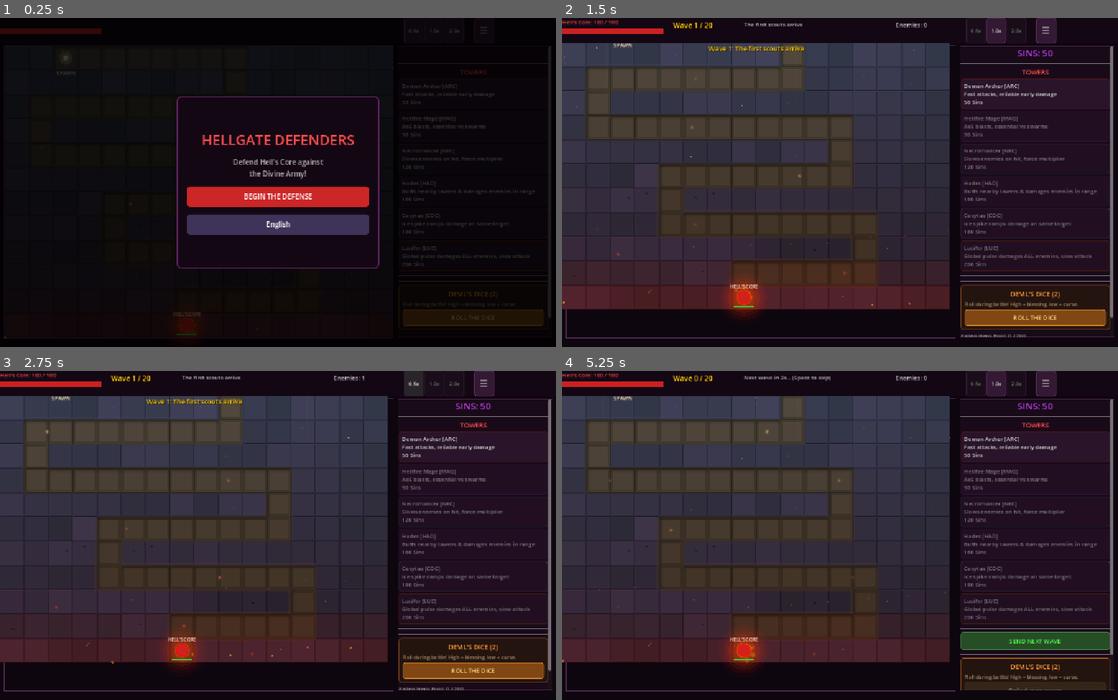
Above: before the commit, frames 1-4 (two rows, left to right).
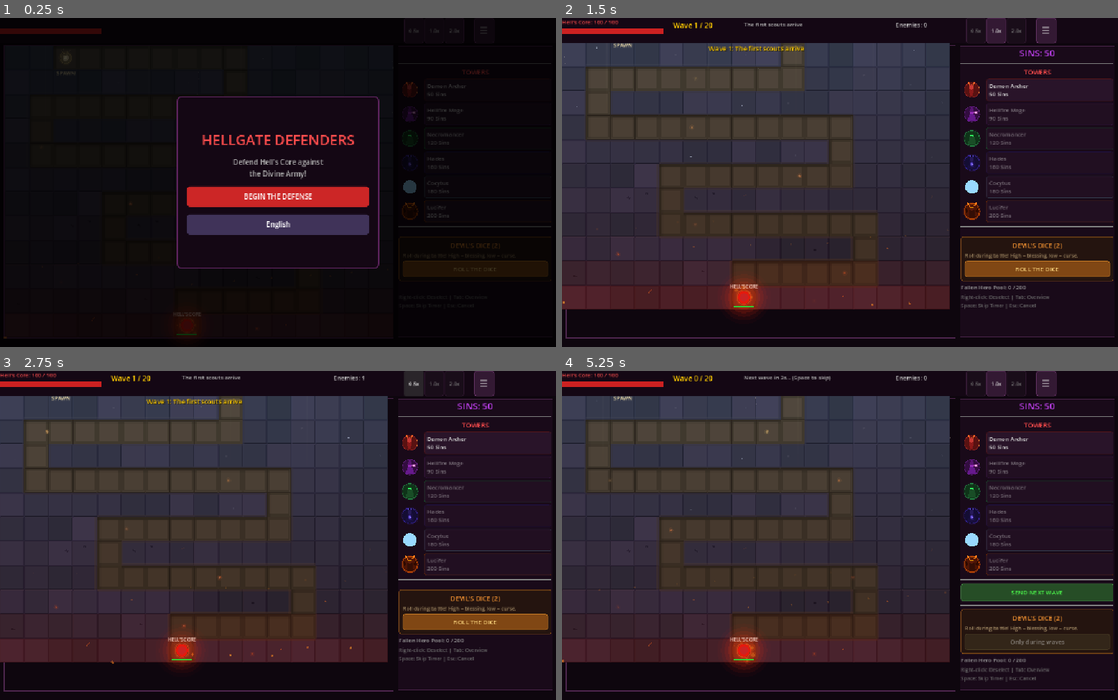
Above: after the commit, the same moments.

Repository: jiajie96/demongate
Game: Godot game, scene res://scenes/main.tscn
The game is run twice, just before and just after one commit, with the same random seed, the same clock (stepped at 60 frames per second) and the same inputs.
Inputs:
- Up to frame 1 (0.25 s): no input
- Up to frame 2 (1.5 s): click "BEGIN THE DEFENSE" at 0.5 s; click "SEND NEXT WAVE" at 1.25 s
- Up to frame 3 (2.75 s): click "0.5x" at 2 s
- Up to frame 4 (5.25 s): click "1.0x" at 2.75 s; click "2.0x" at 3.5 s; click "☰" at 4.25 s; click "Restart" at 5 s

The runs differ from the first frame. In frame 1, 3.1% of the frame differs, in the area x 71-100%, y 8-94%; in frame 2, 6.8%; in frame 3, 6.8%; in frame 4, 7.8%, in the area x 71-100%, y 8-98%.

Commit message:
Add drawn tower icons and compact HUD button layout
Each tower button now has a hand-drawn mini sprite (tower_icon.gd)
showing the tower's character design. Buttons use a compact format
by default (name + cost only), expanding to full description when
Tab/overview is held.

Fixed support tower DPS display to use buff_cooldown cycle instead
of attack_speed, so Hades shows accurate damage-per-second.

Diff:
--- a/scripts/hud.gd
+++ b/scripts/hud.gd
@@ -233,9 +233,24 @@
 	# Tower buttons
 	for type in Config.TOWER_DATA:
 		var data: Dictionary = Config.TOWER_DATA[type]
+
+		var row := HBoxContainer.new()
+		row.custom_minimum_size = Vector2(280, 0)
+		row.add_theme_constant_override("separation", 6)
+		vbox.add_child(row)
+
+		# Avatar — drawn mini tower icon
+		var icon: Control = preload("res://scripts/tower_icon.gd").new()
+		icon.tower_type = type
+		icon.tower_color = data["color"]
+		icon.custom_minimum_size = Vector2(44, 44)
+		row.add_child(icon)
+
+		# Tower button (compact by default — no desc)
 		var btn := Button.new()
-		btn.text = _tower_button_text(data)
-		btn.custom_minimum_size = Vector2(280, 60)
+		btn.text = _tower_button_text(data, false)
+		btn.custom_minimum_size = Vector2(230, 44)
+		btn.size_flags_horizontal = Control.SIZE_EXPAND_FILL
 		btn.alignment = HORIZONTAL_ALIGNMENT_LEFT
 
 		var btn_style := StyleBoxFlat.new()
@@ -261,7 +276,7 @@
 
 		var tower_type: String = type
 		btn.pressed.connect(_on_tower_button_pressed.bind(tower_type))
-		vbox.add_child(btn)
+		row.add_child(btn)
 		tower_buttons[type] = btn
 
 	vbox.add_child(_make_separator())
@@ -607,13 +622,14 @@
 	# Sins
 	sins_label.text = Locale.tf("sins_display", {"amount": GM.sins})
 
-	# Tower button affordability + text
+	# Tower button affordability + text (show desc only when Tab/overview held)
+	var show_details := GM.show_overview
 	for type in Config.TOWER_DATA:
 		if tower_buttons.has(type):
 			var data: Dictionary = Config.TOWER_DATA[type]
 			var can_buy := GM.can_afford(data["cost"]) or GM.free_towers > 0
 			tower_buttons[type].modulate.a = 1.0 if can_buy else 0.5
-			tower_buttons[type].text = _tower_button_text(data)
+			tower_buttons[type].text = _tower_button_text(data, show_details)
 
 	# Next wave button
 	btn_next_wave.visible = not GM.wave_active and not GM.show_pact and GM.phase == "playing"
@@ -631,6 +647,9 @@
 		if tw["hades_buffed"]:
 			effective_spd *= 1.5
 		var dps: float = effective_dmg * effective_spd
+		# Support towers deal damage on buff cycle, not via attack_speed
+		if tw["is_support"] and tw["damage"] > 0 and tw["buff_cooldown"] > 0:
+			dps = effective_dmg / tw["buff_cooldown"]
 		ti_stats.text = Locale.tf("tower_stats", {
 			"dmg": snappedf(effective_dmg, 0.1),
 			"rng": roundi(tw["range"]),
@@ -852,11 +871,16 @@
 # ═══════════════════════════════════════════════════════
 # UI HELPERS
 # ═══════════════════════════════════════════════════════
-func _tower_button_text(data: Dictionary) -> String:
-	return Locale.tf("tower_button", {
+func _tower_button_text(data: Dictionary, show_details: bool = false) -> String:
+	if show_details:
+		return Locale.tf("tower_button", {
+			"name": Locale.t(data["name"]),
+			"symbol": data["symbol"],
+			"desc": Locale.t(data["desc"]),
+			"cost": GM.format_cost(data["cost"]),
+		})
+	return Locale.tf("tower_button_compact", {
 		"name": Locale.t(data["name"]),
-		"symbol": data["symbol"],
-		"desc": Locale.t(data["desc"]),
 		"cost": GM.format_cost(data["cost"]),
 	})
 
--- /dev/null
+++ b/scripts/tower_icon.gd
@@ -0,0 +1,141 @@
+extends Control
+
+var tower_type: String = ""
+var tower_color: Color = Color.WHITE
+
+func _draw() -> void:
+	var cx: float = size.x / 2.0
+	var cy: float = size.y / 2.0
+	var s: float = minf(size.x, size.y) / 40.0  # scale factor relative to 40px base
+
+	match tower_type:
+		"demon_archer":
+			# Mini archer — body, head, horns, bow
+			draw_circle(Vector2(cx, cy), 14 * s, Color(0.35, 0.07, 0.07))
+			draw_arc(Vector2(cx, cy), 14 * s, 0, TAU, 16, Color(0.8, 0.2, 0.2, 0.5), 1.2)
+			# Body
+			draw_colored_polygon(PackedVector2Array([
+				Vector2(cx - 5*s, cy - 1*s), Vector2(cx + 3*s, cy - 1*s),
+				Vector2(cx + 2*s, cy + 10*s), Vector2(cx - 4*s, cy + 10*s)
+			]), Color(0.55, 0.1, 0.1))
+			# Head
+			draw_circle(Vector2(cx - 1*s, cy - 5*s), 4.5*s, Color(0.78, 0.22, 0.2))
+			# Horns
+			draw_line(Vector2(cx - 4*s, cy - 8*s), Vector2(cx - 6*s, cy - 13*s), Color(0.95, 0.4, 0.15), 2.0)
+			draw_line(Vector2(cx + 2*s, cy - 8*s), Vector2(cx + 4*s, cy - 13*s), Color(0.95, 0.4, 0.15), 2.0)
+			# Bow string
+			draw_arc(Vector2(cx + 6*s, cy), 8*s, -0.8, 0.8, 8, Color(0.8, 0.5, 0.2, 0.7), 1.0)
+		"hellfire_mage":
+			# Mini mage — base, robe, hat, staff glow
+			draw_circle(Vector2(cx, cy), 14 * s, Color(0.2, 0.05, 0.25))
+			draw_arc(Vector2(cx, cy), 14 * s, 0, TAU, 16, Color(0.6, 0.2, 0.8, 0.5), 1.2)
+			# Robe
+			draw_colored_polygon(PackedVector2Array([
+				Vector2(cx - 3*s, cy - 2*s), Vector2(cx + 3*s, cy - 2*s),
+				Vector2(cx + 8*s, cy + 11*s), Vector2(cx - 8*s, cy + 11*s)
+			]), Color(0.4, 0.1, 0.55))
+			# Head
+			draw_circle(Vector2(cx, cy - 4*s), 4*s, Color(0.58, 0.16, 0.72))
+			# Hat
+			draw_colored_polygon(PackedVector2Array([
+				Vector2(cx, cy - 16*s), Vector2(cx + 5*s, cy - 4*s), Vector2(cx - 5*s, cy - 4*s)
+			]), Color(0.35, 0.08, 0.45))
+			# Staff glow
+			draw_circle(Vector2(cx + 7*s, cy - 3*s), 3*s, Color(1, 0.5, 0.9, 0.5))
+			draw_circle(Vector2(cx + 7*s, cy - 3*s), 1.5*s, Color(1, 0.8, 1, 0.8))
+		"necromancer":
+			# Mini necro — green aura, hooded figure, skull staff
+			var pulse: float = 0.12 + 0.04 * sin(Time.get_ticks_msec() * 0.002)
+			draw_circle(Vector2(cx, cy), 16 * s, Color(0.1, 0.6, 0.25, pulse))
+			draw_circle(Vector2(cx, cy), 14 * s, Color(0.06, 0.2, 0.1))
+			draw_arc(Vector2(cx, cy), 14 * s, 0, TAU, 16, Color(0.2, 0.8, 0.4, 0.5), 1.2)
+			# Tattered robe
+			draw_colored_polygon(PackedVector2Array([
+				Vector2(cx - 4*s, cy - 5*s), Vector2(cx + 4*s, cy - 5*s),
+				Vector2(cx + 8*s, cy + 11*s), Vector2(cx - 8*s, cy + 11*s)
+			]), Color(0.1, 0.3, 0.15))
+			# Hood
+			draw_colored_polygon(PackedVector2Array([
+				Vector2(cx - 5*s, cy - 3*s), Vector2(cx + 5*s, cy - 3*s),
+				Vector2(cx, cy - 13*s)
+			]), Color(0.08, 0.22, 0.1))
+			# Glowing eyes
+			draw_circle(Vector2(cx - 2*s, cy - 5*s), 1.5*s, Color(0.2, 1, 0.4, 0.9))
+			draw_circle(Vector2(cx + 2*s, cy - 5*s), 1.5*s, Color(0.2, 1, 0.4, 0.9))
+		"hades":
+			# Mini hades — blue aura, robed figure, glowing orb
+			var pulse: float = 0.1 + 0.05 * sin(Time.get_ticks_msec() * 0.003)
+			draw_circle(Vector2(cx, cy), 16 * s, Color(0.3, 0.2, 0.9, pulse))
+			draw_circle(Vector2(cx, cy), 14 * s, Color(0.08, 0.05, 0.2))
+			draw_arc(Vector2(cx, cy), 14 * s, 0, TAU, 16, Color(0.3, 0.2, 0.9, 0.5), 1.2)
+			# Dark robe
+			draw_colored_polygon(PackedVector2Array([
+				Vector2(cx - 5*s, cy - 4*s), Vector2(cx + 5*s, cy - 4*s),
+				Vector2(cx + 7*s, cy + 11*s), Vector2(cx - 7*s, cy + 11*s)
+			]), Color(0.1, 0.06, 0.25))
+			# Head
+			draw_circle(Vector2(cx, cy - 6*s), 4*s, Color(0.15, 0.1, 0.35))
+			# Crown
+			for i in range(3):
+				var xoff: float = float(i - 1) * 3.0 * s
+				draw_line(Vector2(cx + xoff, cy - 10*s), Vector2(cx + xoff, cy - 13*s), Color(0.4, 0.3, 0.9), 1.5)
+			# Glowing orb in hands
+			draw_circle(Vector2(cx, cy + 3*s), 4*s, Color(0.3, 0.2, 0.9, 0.3))
+			draw_circle(Vector2(cx, cy + 3*s), 2.5*s, Color(0.5, 0.4, 1.0, 0.7))
+			draw_circle(Vector2(cx, cy + 3*s), 1*s, Color(0.8, 0.7, 1, 0.9))
+		"lucifer":
+			# Mini lucifer — hellfire aura, horned figure, wings, flames
+			var pulse: float = 0.12 + 0.06 * sin(Time.get_ticks_msec() * 0.0025)
+			draw_circle(Vector2(cx, cy), 16 * s, Color(1.0, 0.3, 0.0, pulse))
+			draw_circle(Vector2(cx, cy), 14 * s, Color(0.3, 0.08, 0.02))
+			draw_arc(Vector2(cx, cy), 14 * s, 0, TAU, 16, Color(1.0, 0.4, 0.0, 0.6), 1.5)
+			# Dark wings
+			draw_colored_polygon(PackedVector2Array([
+				Vector2(cx - 6*s, cy - 1*s), Vector2(cx - 14*s, cy - 9*s),
+				Vector2(cx - 10*s, cy + 3*s)
+			]), Color(0.15, 0.03, 0.0, 0.8))
+			draw_colored_polygon(PackedVector2Array([
+				Vector2(cx + 6*s, cy - 1*s), Vector2(cx + 14*s, cy - 9*s),
+				Vector2(cx + 10*s, cy + 3*s)
+			]), Color(0.15, 0.03, 0.0, 0.8))
+			# Body
+			draw_colored_polygon(PackedVector2Array([
+				Vector2(cx - 5*s, cy - 3*s), Vector2(cx + 5*s, cy - 3*s),
+				Vector2(cx + 6*s, cy + 11*s), Vector2(cx - 6*s, cy + 11*s)
+			]), Color(0.2, 0.05, 0.02))
+			# Head
+			draw_circle(Vector2(cx, cy - 6*s), 4.5*s, Color(0.35, 0.1, 0.04))
+			# Massive horns
+			draw_line(Vector2(cx - 4*s, cy - 9*s), Vector2(cx - 8*s, cy - 16*s), Color(1.0, 0.5, 0.1), 2.5)
+			draw_line(Vector2(cx + 4*s, cy - 9*s), Vector2(cx + 8*s, cy - 16*s), Color(1.0, 0.5, 0.1), 2.5)
+			# Burning eyes
+			draw_circle(Vector2(cx - 2*s, cy - 7*s), 1.5*s, Color(1, 0.7, 0.0, 0.9))
+			draw_circle(Vector2(cx + 2*s, cy - 7*s), 1.5*s, Color(1, 0.7, 0.0, 0.9))
+		"beelzebub":
+			# Mini beelzebub — green plague aura, insectoid figure, beam
+			var pulse: float = 0.1 + 0.05 * sin(Time.get_ticks_msec() * 0.003)
+			draw_circle(Vector2(cx, cy), 16 * s, Color(0.4, 0.7, 0.1, pulse))
+			draw_circle(Vector2(cx, cy), 14 * s, Color(0.12, 0.18, 0.05))
+			draw_arc(Vector2(cx, cy), 14 * s, 0, TAU, 16, Color(0.4, 0.7, 0.1, 0.5), 1.2)
+			# Body
+			draw_colored_polygon(PackedVector2Array([
+				Vector2(cx - 5*s, cy - 3*s), Vector2(cx + 5*s, cy - 3*s),
+				Vector2(cx + 6*s, cy + 10*s), Vector2(cx - 6*s, cy + 10*s)
+			]), Color(0.2, 0.3, 0.08))
+			# Head
+			draw_circle(Vector2(cx, cy - 5*s), 4.5*s, Color(0.25, 0.35, 0.1))
+			# Compound eyes
+			draw_circle(Vector2(cx - 3*s, cy - 6*s), 2*s, Color(0.5, 0.9, 0.2, 0.8))
+			draw_circle(Vector2(cx + 3*s, cy - 6*s), 2*s, Color(0.5, 0.9, 0.2, 0.8))
+			# Insect wings
+			draw_colored_polygon(PackedVector2Array([
+				Vector2(cx - 4*s, cy - 2*s), Vector2(cx - 12*s, cy - 8*s), Vector2(cx - 8*s, cy + 2*s)
+			]), Color(0.5, 0.7, 0.3, 0.4))
+			draw_colored_polygon(PackedVector2Array([
+				Vector2(cx + 4*s, cy - 2*s), Vector2(cx + 12*s, cy - 8*s), Vector2(cx + 8*s, cy + 2*s)
+			]), Color(0.5, 0.7, 0.3, 0.4))
+			# Beam glow
+			draw_line(Vector2(cx, cy + 4*s), Vector2(cx, cy + 14*s), Color(0.5, 0.9, 0.15, 0.6), 2.0)
+		_:
+			# Fallback circle
+			draw_circle(Vector2(cx, cy), 12 * s, tower_color)
Not shown, added: scripts/tower_icon.gd.uid
